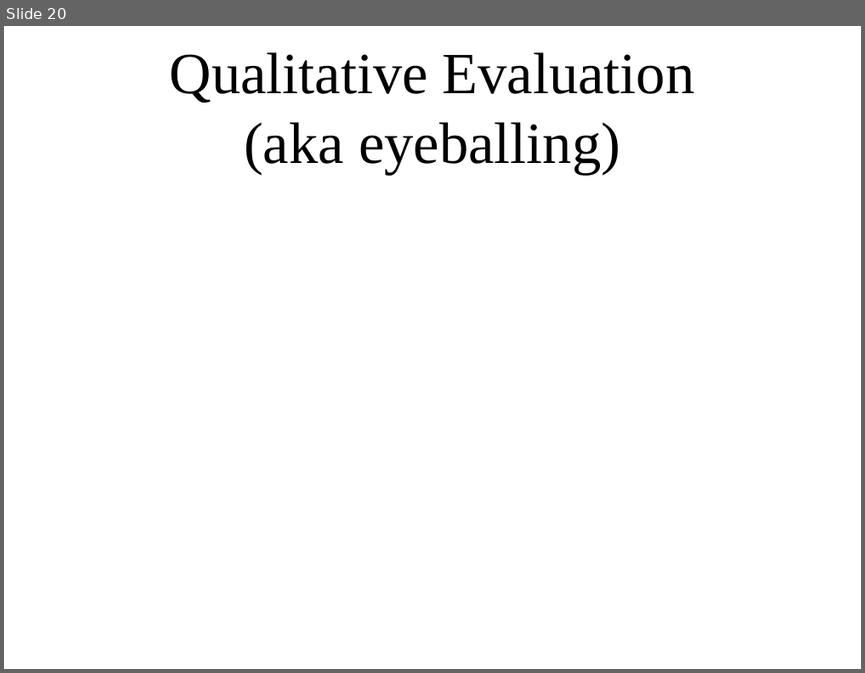
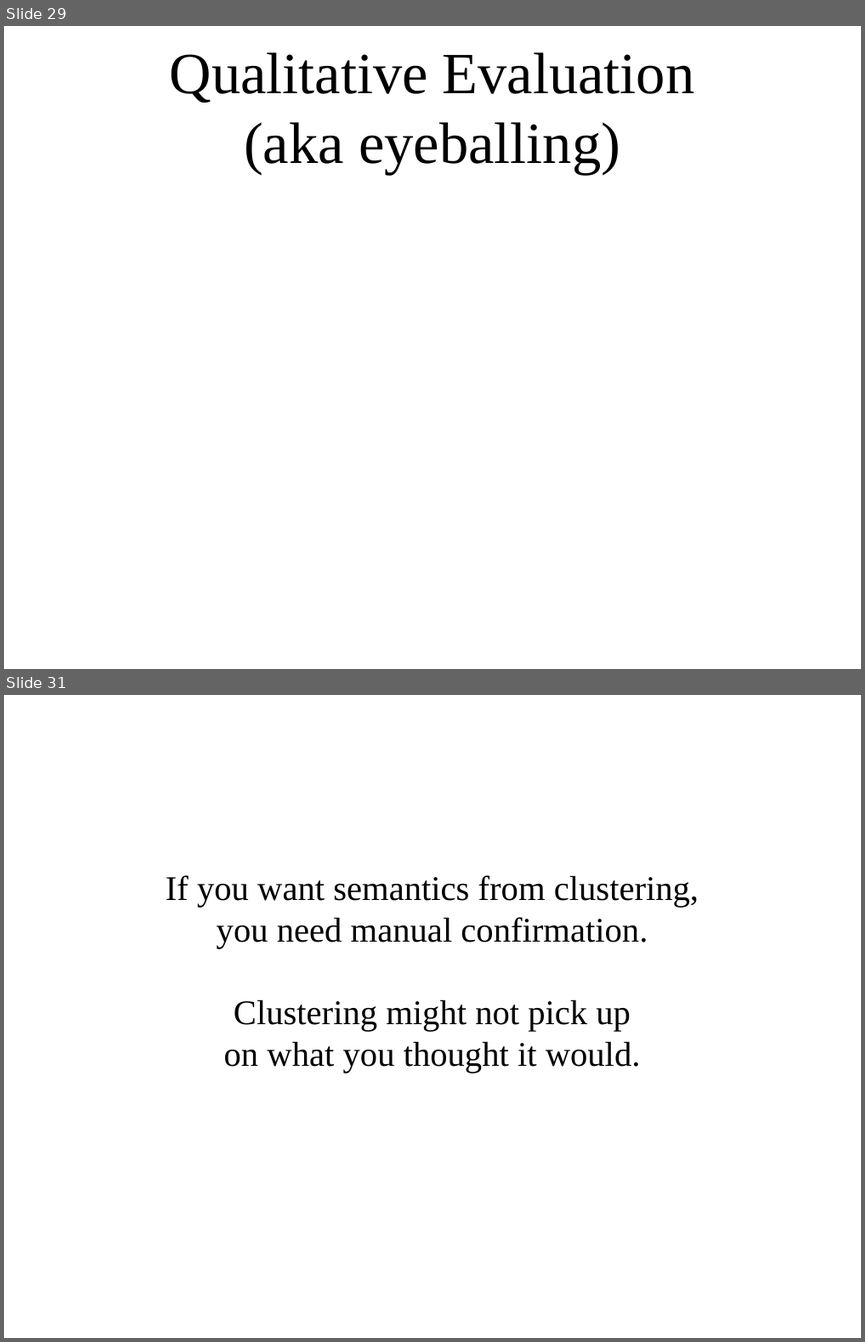
Before and after one commit to amueller/applied_ml_spring_2017, a slide deck: slides/aml-17-032717.odp. Shown one above the other, each under a label of ours: slide 20 before the commit, slides 29 and 31 after it; the slides between them are not shown. The pictures are 865x673 and 865x1342 pixels, drawn with LibreOffice and Linux fonts; fonts in the diff are those of the drawing. Boxes give left, top, right and bottom in pixels: in the first picture for what was removed or moved away, otherwise in the second. Text is boxed around its words. In the diff, an @@ line names an element or a change of style, - is before the commit and + after.

```diff
--- a/slides/aml-17-032717.odp
+++ b/slides/aml-17-032717.odp
@@ slide 31 added at (4, 695, 861, 1338), background #FFFFFF @@
@@ subtitle added at (166, 875, 698, 1072), 32 pt, text #000000 @@
+If you want semantics from clustering,
+you need manual confirmation.
+Clustering might not pick up
+on what you thought it would.
@@ what was slide 20 is now slide 29 @@
```
Also in this commit, not shown: 10 other slides added, 2 other files.
